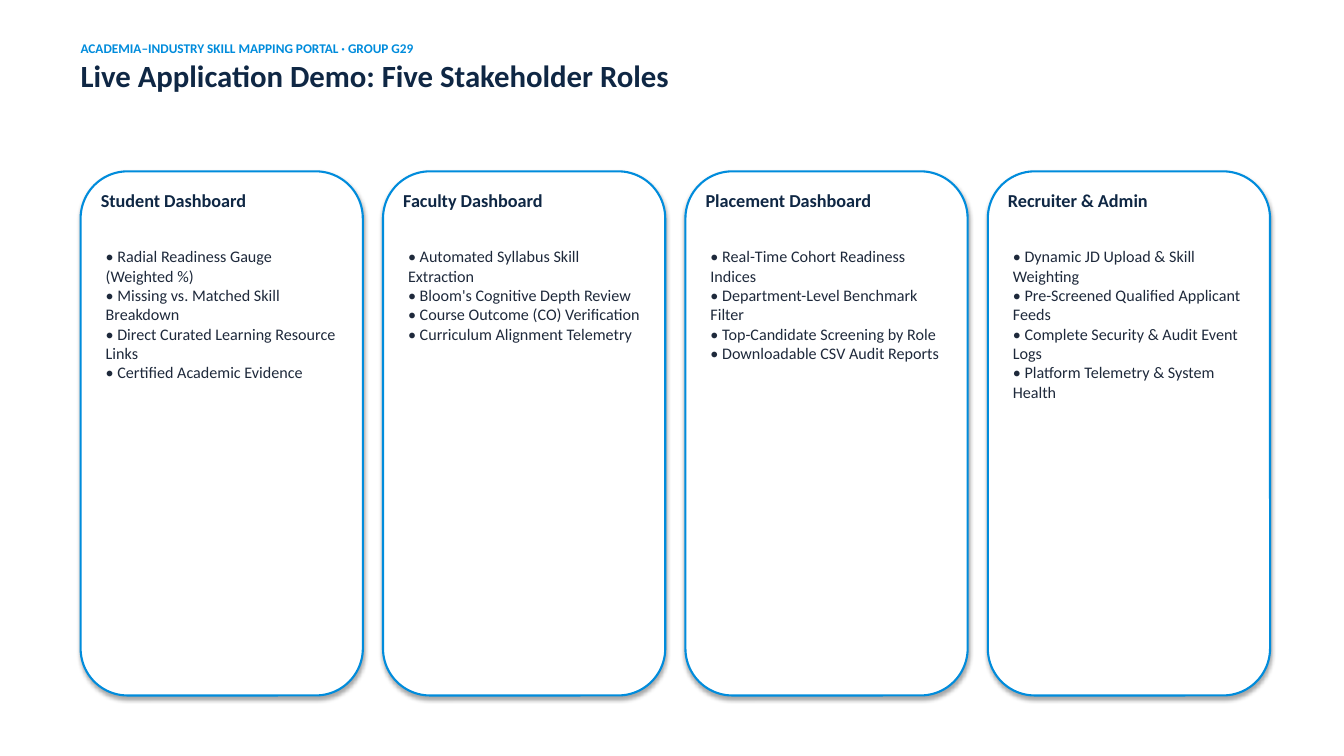
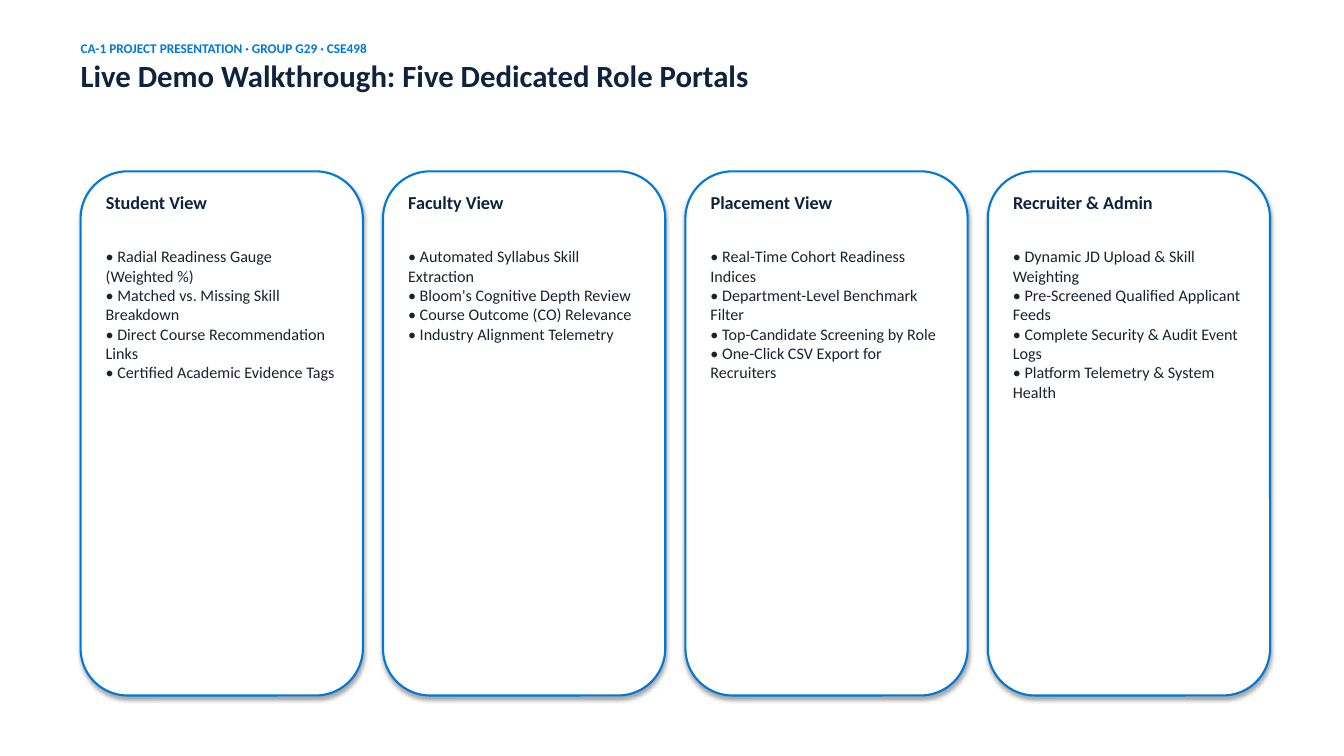
Before and after one commit to Shivam182-21/Academia_Industry_Skill_Mapping_Portal, a slide deck: slide 9 of K3P25_CSE_G29_CA1/presentation/K3P25_CSE_G29_CA1_Slides.pptx. Drawn at 1344x756 pixels with LibreOffice and Linux fonts; fonts in the diff are those of the drawing. Boxes give left, top, right and bottom in pixels: in the first picture for what was removed or moved away, otherwise in the second. Text is boxed around its words. In the diff, an @@ line names an element or a change of style, - is before the commit and + after.

Commit message:
docs: rewrite CA-1 report and presentation in authentic human-written engineering student style

```diff
--- a/K3P25_CSE_G29_CA1/presentation/K3P25_CSE_G29_CA1_Slides.pptx
+++ b/K3P25_CSE_G29_CA1/presentation/K3P25_CSE_G29_CA1_Slides.pptx
@@ text at (x1=81, y1=44, x2=749, y2=93): text changed; size 9.5 to 22 pt; text colour #008CDC to #0F233C @@
-ACADEMIA–INDUSTRY SKILL MAPPING PORTAL · GROUP G29
-Live Application Demo: Five Stakeholder Roles
+CA-1 PROJECT PRESENTATION · GROUP G29 · CSE498
+Live Demo Walkthrough: Five Dedicated Role Portals
@@ outline #008CDC 1.5 pt to #0078D7 1.5 pt in 4 elements at (x1=383, y1=171, x2=665, y2=696), (x1=686, y1=171, x2=968, y2=696), (x1=988, y1=171, x2=1270, y2=696), (x1=81, y1=171, x2=363, y2=696) @@
@@ text at (x1=106, y1=196, x2=207, y2=209): text changed; text colour #0F2744 to #0F233C @@
-Student Dashboard
+Student View
@@ text at (x1=408, y1=196, x2=504, y2=212): text changed; text colour #0F2744 to #0F233C @@
-Faculty Dashboard
+Faculty View
@@ text at (x1=711, y1=196, x2=832, y2=209): text changed; text colour #0F2744 to #0F233C @@
-Placement Dashboard
+Placement View
@@ text "Recruiter & Admin" at (x1=1013, y1=196, x2=1153, y2=209): text colour #0F2744 to #0F233C @@
@@ text at (x1=106, y1=250, x2=334, y2=381): text changed; text colour #1E293B to #19232D @@
-• Radial Readiness Gauge (Weighted %)
-• Missing vs. Matched Skill Breakdown
-• Direct Curated Learning Resource Links
-• Certified Academic Evidence
+• Radial Readiness Gauge (Weighted %)
+• Matched vs. Missing Skill Breakdown
+• Direct Course Recommendation Links
+• Certified Academic Evidence Tags
@@ text at (x1=408, y1=250, x2=631, y2=343): text changed; text colour #1E293B to #19232D @@
-• Automated Syllabus Skill Extraction
-• Bloom's Cognitive Depth Review
-• Course Outcome (CO) Verification
-• Curriculum Alignment Telemetry
+• Automated Syllabus Skill Extraction
+• Bloom's Cognitive Depth Review
+• Course Outcome (CO) Relevance
+• Industry Alignment Telemetry
@@ text at (x1=710, y1=250, x2=936, y2=378): text changed; text colour #1E293B to #19232D @@
-• Real-Time Cohort Readiness Indices
-• Department-Level Benchmark Filter
-• Top-Candidate Screening by Role
-• Downloadable CSV Audit Reports
+• Real-Time Cohort Readiness Indices
+• Department-Level Benchmark Filter
+• Top-Candidate Screening by Role
+• One-Click CSV Export for Recruiters
```
Also in this commit, not shown: 8 other slides changed, 1 slide added, 1 slide removed, 7 other files.
